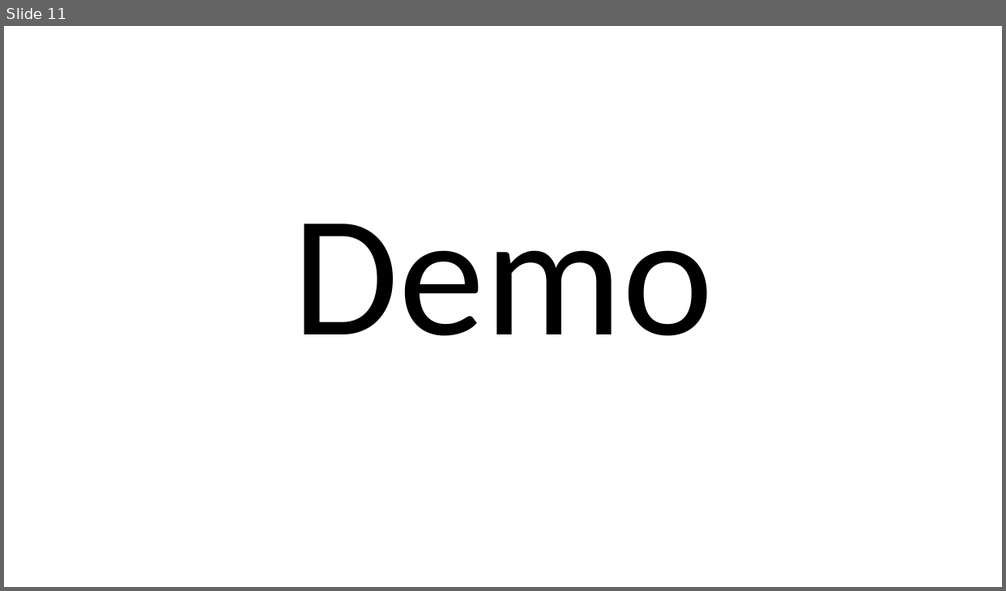
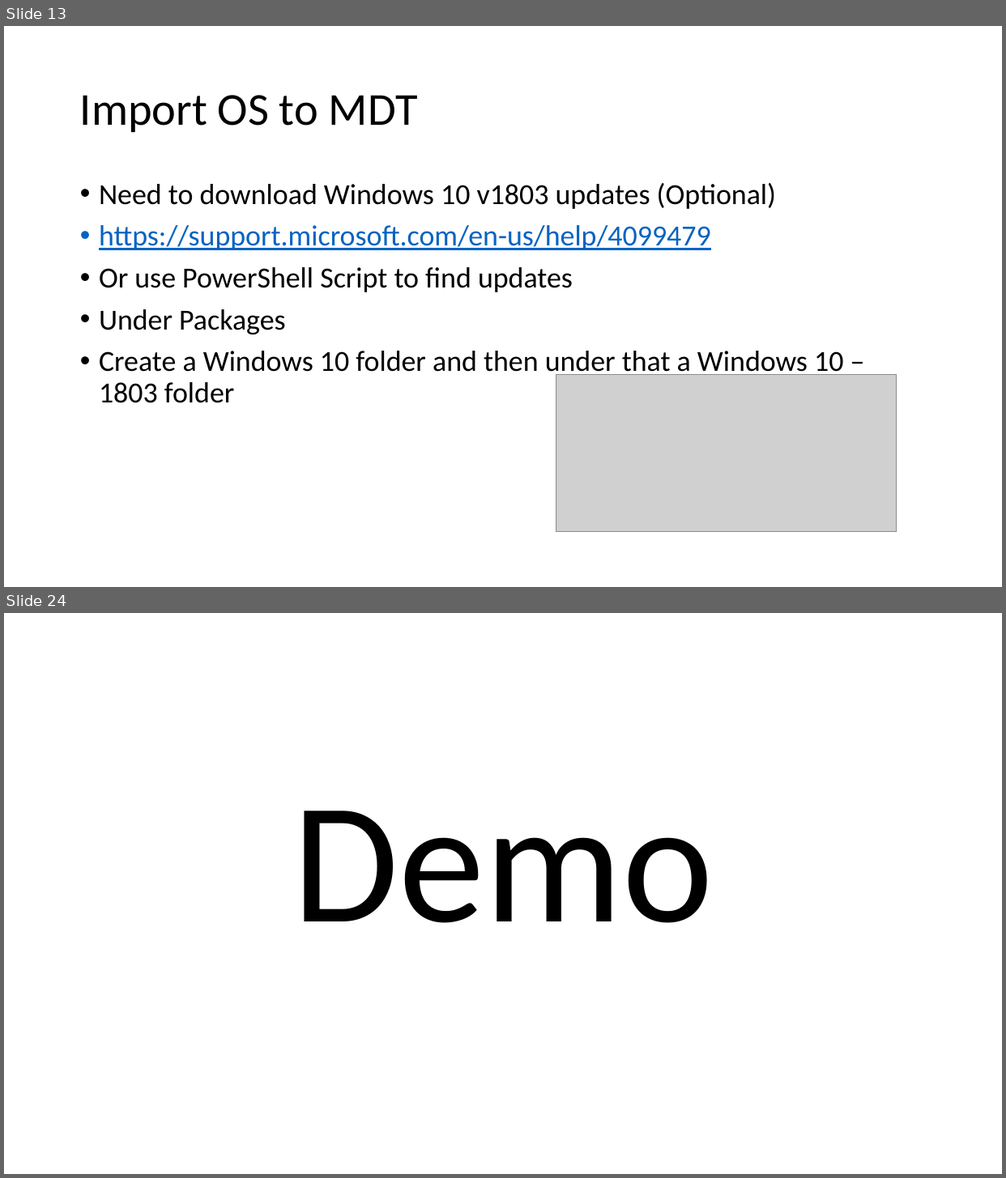
Before and after one commit to fydexx/HECC-2018, a slide deck: Part_01/Section02.pptx. Shown one above the other, each under a label of ours: slide 11 before the commit, slides 13 and 24 after it; the slides between them are not shown. The pictures are 1006x591 and 1006x1178 pixels, drawn with LibreOffice and Linux fonts; fonts in the diff are those of the drawing; grey boxes stand for pictures. Boxes give left, top, right and bottom in pixels: in the first picture for what was removed or moved away, otherwise in the second. Text is boxed around its words. In the diff, an @@ line names an element or a change of style, - is before the commit and + after.

```diff
--- a/Part_01/Section02.pptx
+++ b/Part_01/Section02.pptx
@@ slide 13 added at (4, 26, 1002, 587), background #FFFFFF @@
@@ title added at (80, 95, 418, 132), 44 pt, text #000000 @@
+Import OS to MDT
@@ text added at (99, 183, 843, 403), 28 pt, text #000000 @@
+• Need to download Windows 10 v1803 updates (Optional)
+• https://support.microsoft.com/en-us/help/4099479
+• Or use PowerShell Script to find updates
+• Under Packages
+• Create a Windows 10 folder and then under that a Windows 10 – 1803 folder
@@ picture added at (556, 375, 896, 532) @@
@@ what was slide 11 is now slide 24 @@
```
Also in this commit, not shown: 6 slides changed, 13 other slides added.
